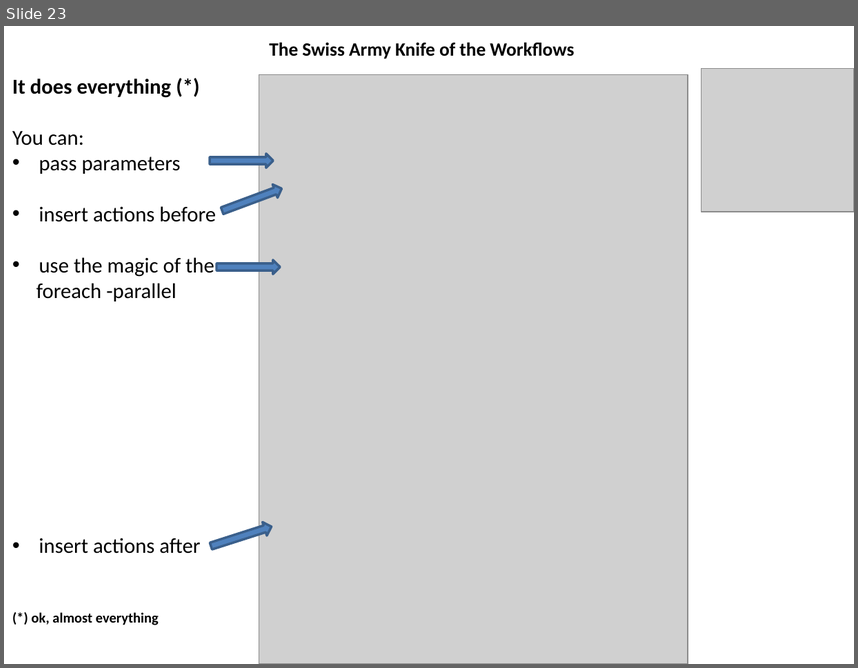
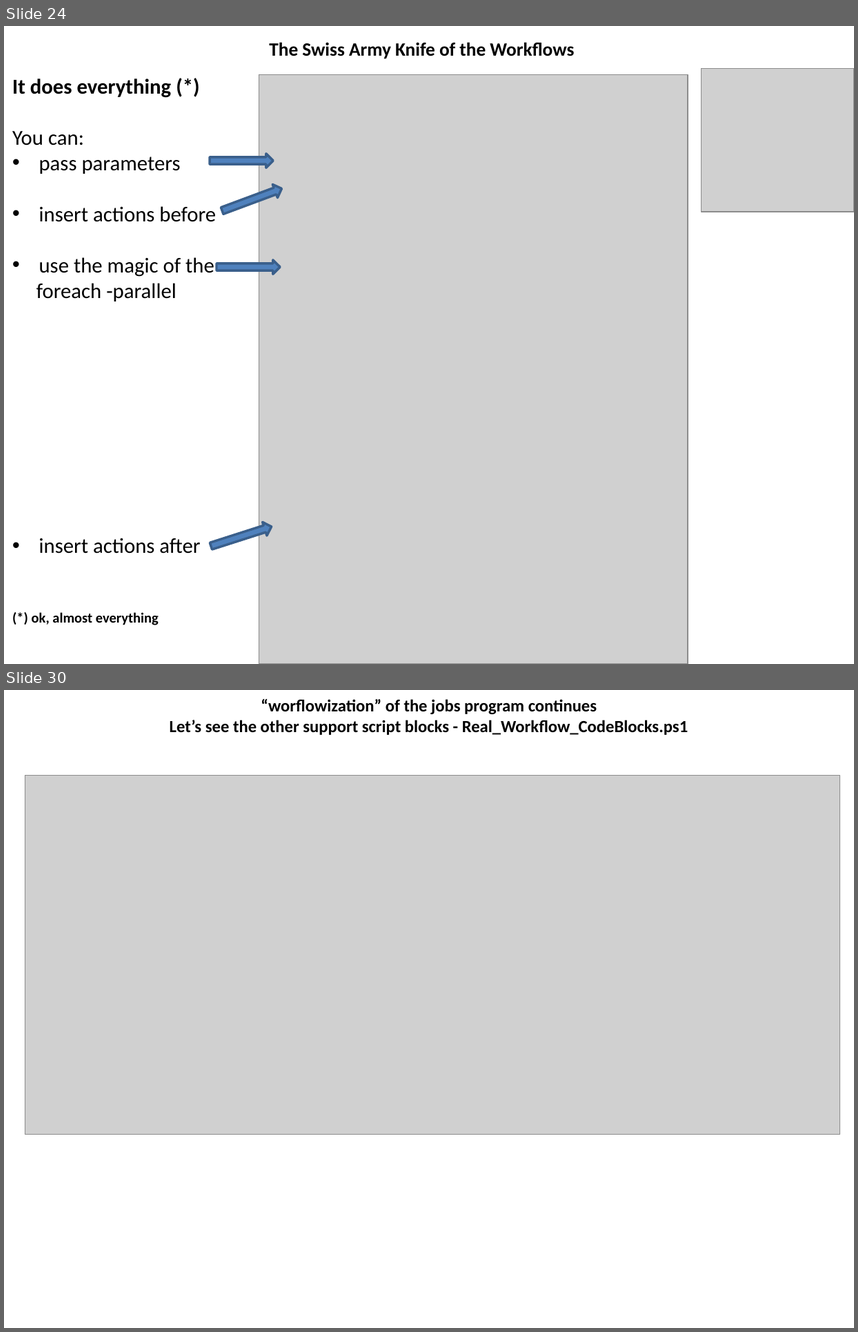
Before and after one commit to wildgrok/PowerShell, a slide deck: PowerShell From The Trenches - Workflows.pptx. Shown one above the other, each under a label of ours: slide 23 before the commit, slides 24 and 30 after it; the slides between them are not shown. The pictures are 858x668 and 858x1332 pixels, drawn with LibreOffice and Linux fonts; fonts in the diff are those of the drawing; grey boxes stand for pictures. Boxes give left, top, right and bottom in pixels: in the first picture for what was removed or moved away, otherwise in the second. Text is boxed around its words. In the diff, an @@ line names an element or a change of style, - is before the commit and + after.

```diff
--- a/PowerShell From The Trenches - Workflows.pptx
+++ b/PowerShell From The Trenches - Workflows.pptx
@@ slide 30 added at (4, 690, 854, 1328), background #FFFFFF @@
@@ title added at (170, 699, 688, 735), 14.4 pt, text #000000, bold @@
+“worflowization” of the jobs program continues
+Let’s see the other support script blocks - Real_Workflow_CodeBlocks.ps1
@@ picture added at (25, 775, 840, 1134) @@
@@ what was slide 23 is now slide 24 @@
```
Also in this commit, not shown: 20 slides changed, 20 other slides added, 2 slides removed.
